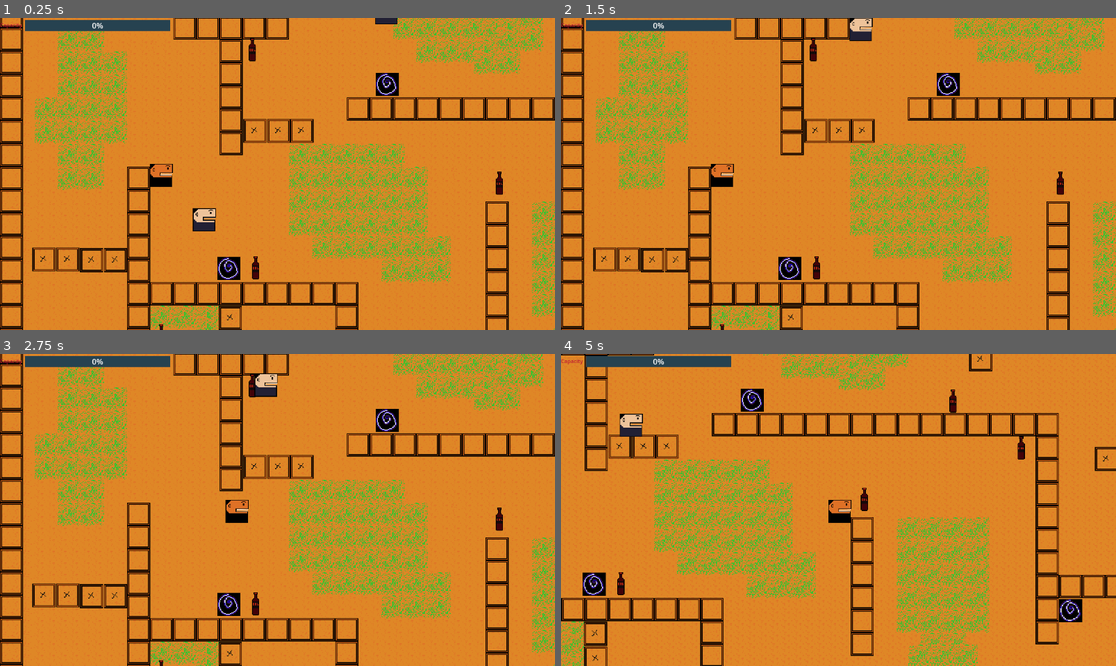
Above: before the commit, frames 1-4 (two rows, left to right).
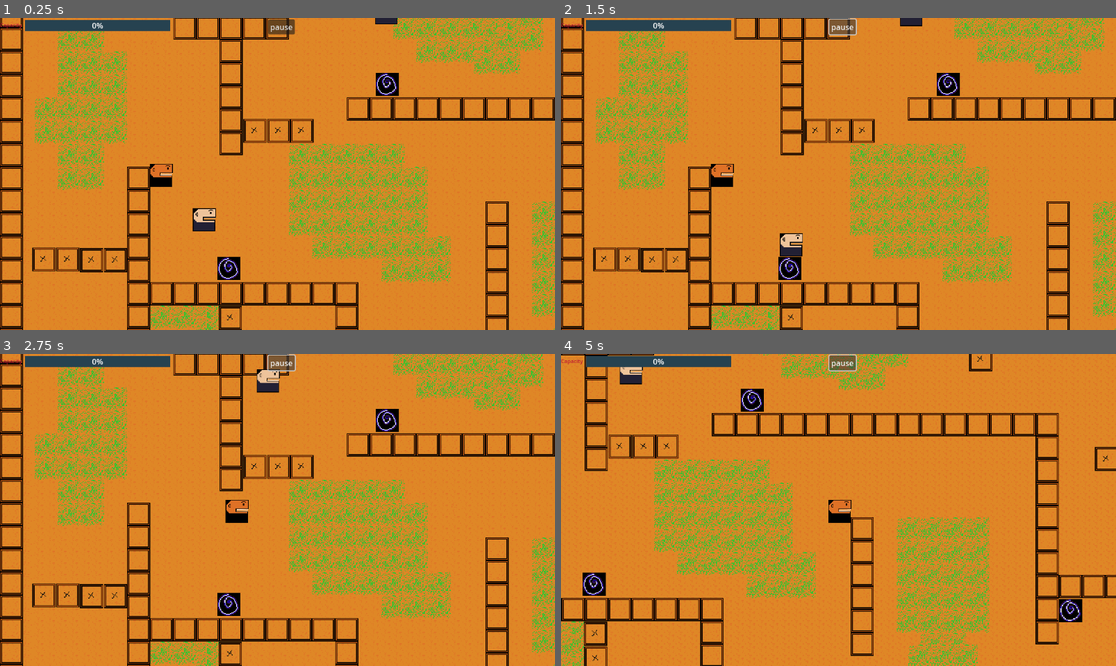
Above: after the commit, the same moments.

Repository: maltech0005-tech/Burper
Game: Godot game, scene res://scenes/game.tscn
Same seed, same stepped clock (60 frames per second), same inputs: the game is played once before the commit and once after it.
Inputs (mouse positions are in pixels of both pictures, inside the frame that each line leads up to):
- Up to frame 1 (0.25 s): no input
- Up to frame 2 (1.5 s): click (844, 27) at 0.5 s, where only the run after the commit has a clickable "pause"; click (844, 27) at 1.25 s, where only the run after the commit has a clickable "play"
- Up to frame 3 (2.75 s): hold Right (right) from 2.03 s (still down); tap Alt at 2.1 s
- Up to frame 4 (5 s): release Right (right) at 2.78 s; hold Down (down) 2.78-3.53 s; tap Shift at 2.85, 4.35 s; hold Right (right) 3.53-4.28 s; tap Alt at 3.6 s; hold Up (up) from 4.28 s (still down)

The runs differ from the first frame. In frame 1, 0.5% of the frame differs, in the area x 28-91%, y 0-100%; in frame 2, 1.2%; in frame 3, 0.8%; in frame 4, 1.2%.

Commit message:
added pause/play feature

Diff:
--- a/scenes/block.tscn
+++ b/scenes/block.tscn
@@ -49,6 +49,7 @@
 size = Vector2(32, 33)
 
 [node name="block" type="CharacterBody2D"]
+position = Vector2(139, 0)
 collision_layer = 3
 collision_mask = 3
 script = ExtResource("1_cgrg5")
--- a/scenes/game.tscn
+++ b/scenes/game.tscn
@@ -30,6 +30,7 @@
 limit_bottom = 864
 
 [node name="stats" type="CanvasLayer" parent="."]
+process_mode = 3
 script = ExtResource("2_lnu2h")
 
 [node name="capacity" type="ProgressBar" parent="stats"]
@@ -52,4 +53,14 @@
 theme_override_styles/background = SubResource("StyleBoxFlat_p57ef")
 text = "Capacity"
 
+[node name="pause" type="Button" parent="stats"]
+process_mode = 3
+offset_left = 556.6386
+offset_top = 3.20401
+offset_right = 611.6386
+offset_bottom = 34.20401
+text = "pause"
+
 [node name="lv0" parent="." instance=ExtResource("2_yqjtg")]
+
+[connection signal="pressed" from="stats/pause" to="stats" method="_on_pause_pressed"]
--- a/scenes/lv_0.tscn
+++ b/scenes/lv_0.tscn
@@ -296,36 +296,47 @@
 [node name="colas" type="Node2D" parent="."]
 
 [node name="cola" parent="colas" instance=ExtResource("2_p6pyy")]
+visible = false
 position = Vector2(352, 460)
 
 [node name="cola2" parent="colas" instance=ExtResource("2_p6pyy")]
+visible = false
 position = Vector2(814.0703, 660.14594)
 
 [node name="cola3" parent="colas" instance=ExtResource("2_p6pyy")]
+visible = false
 position = Vector2(811.7124, 207.41986)
 
 [node name="cola4" parent="colas" instance=ExtResource("2_p6pyy")]
+visible = false
 position = Vector2(1099.3821, 421.99316)
 
 [node name="cola5" parent="colas" instance=ExtResource("2_p6pyy")]
+visible = false
 position = Vector2(1309.2395, 556.3962)
 
 [node name="cola6" parent="colas" instance=ExtResource("2_p6pyy")]
+visible = false
 position = Vector2(221.15149, 554.03827)
 
 [node name="cola7" parent="colas" instance=ExtResource("2_p6pyy")]
+visible = false
 position = Vector2(347.1966, 157.90294)
 
 [node name="cola8" parent="colas" instance=ExtResource("2_p6pyy")]
+visible = false
 position = Vector2(1198.4159, 199.38457)
 
 [node name="cola9" parent="colas" instance=ExtResource("2_p6pyy")]
+visible = false
 position = Vector2(689.0991, 343.21945)
 
 [node name="cola10" parent="colas" instance=ExtResource("2_p6pyy")]
+visible = false
 position = Vector2(906.0304, 272.481)
 
 [node name="cola11" parent="colas" instance=ExtResource("2_p6pyy")]
+visible = false
 position = Vector2(1031.0016, 805.37726)
 
 [node name="cola12" parent="colas" instance=ExtResource("2_p6pyy")]
--- a/script/cola.gd
+++ b/script/cola.gd
@@ -2,6 +2,8 @@
 
 @onready var cola_sprite: AnimatedSprite2D = $cola_sprite
 @onready var drink_timer: Timer = $drink_timer
+@onready var collision_shape1: CollisionShape2D = $CollisionShape2D
+@onready var collision_shape2: CollisionShape2D = $Area2D/CollisionShape2D
 
 var capacity=1
 var player= null
@@ -26,6 +28,7 @@
 		await cola_sprite.animation_finished
 		player.drink_particles.visible=false
 		queue_free()
+
 
 func _on_drink_timer_timeout() -> void:
 	capacity-=0.5
@@ -64,3 +67,10 @@
 		rotation=0
 		player.drink_particles.visible=false
 		drink_timer.stop()
+
+func disable_collisions():
+	set_deferred("disable_mode", true)
+
+func enable_collisions():
+	collision_shape1.set_deferred("disabled", true)
+	collision_shape2.set_deferred("disabled", true)
--- a/script/stats.gd
+++ b/script/stats.gd
@@ -3,12 +3,25 @@
 @onready var capacity: ProgressBar = $capacity
 @onready var rich_text_label: RichTextLabel = $RichTextLabel
 @onready var player = null
+@onready var pause: Button = $pause
+var game_paused = false
+
 # Called when the node enters the scene tree for the first time.
 func _ready() -> void:
 	player = get_tree().get_first_node_in_group("player")
 
 # Called every frame. 'delta' is the elapsed time since the previous frame.
-func _process(delta: float) -> void:
+func _process(_delta: float) -> void:
 	if not player:
 		return
 	capacity.value=player.cola_cap
+
+func _on_pause_pressed() -> void:
+	if game_paused:
+		get_tree().paused=false
+		game_paused=false
+		pause.text="pause"
+	else:
+		pause.text="play"
+		get_tree().paused=true
+		game_paused=true
